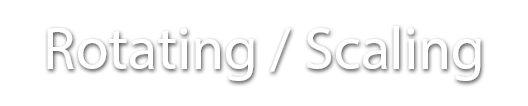
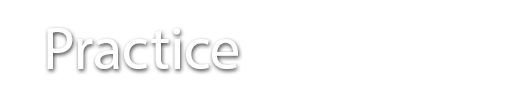
Before/after of a 528×106 layered artwork. What changed in the layer stack:
added layer "Practice" above "Rotating" over [53, 28, 238, 69]
hid "Rotating / Scaling" over [53, 26, 481, 81]
